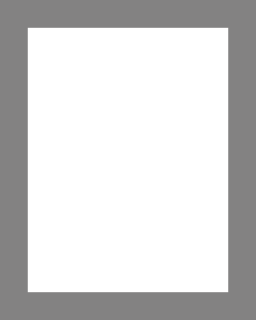
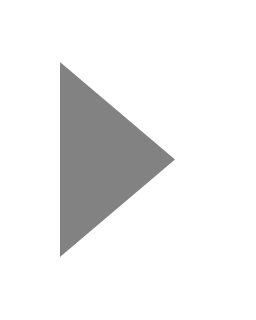
Before/after of a (256, 320) layered artwork. What changed in the layer stack:
hid "selected" over [left=0, top=0, right=256, bottom=320]
added layer "right arrow" above "left arrow" over [left=60, top=62, right=175, bottom=257]
